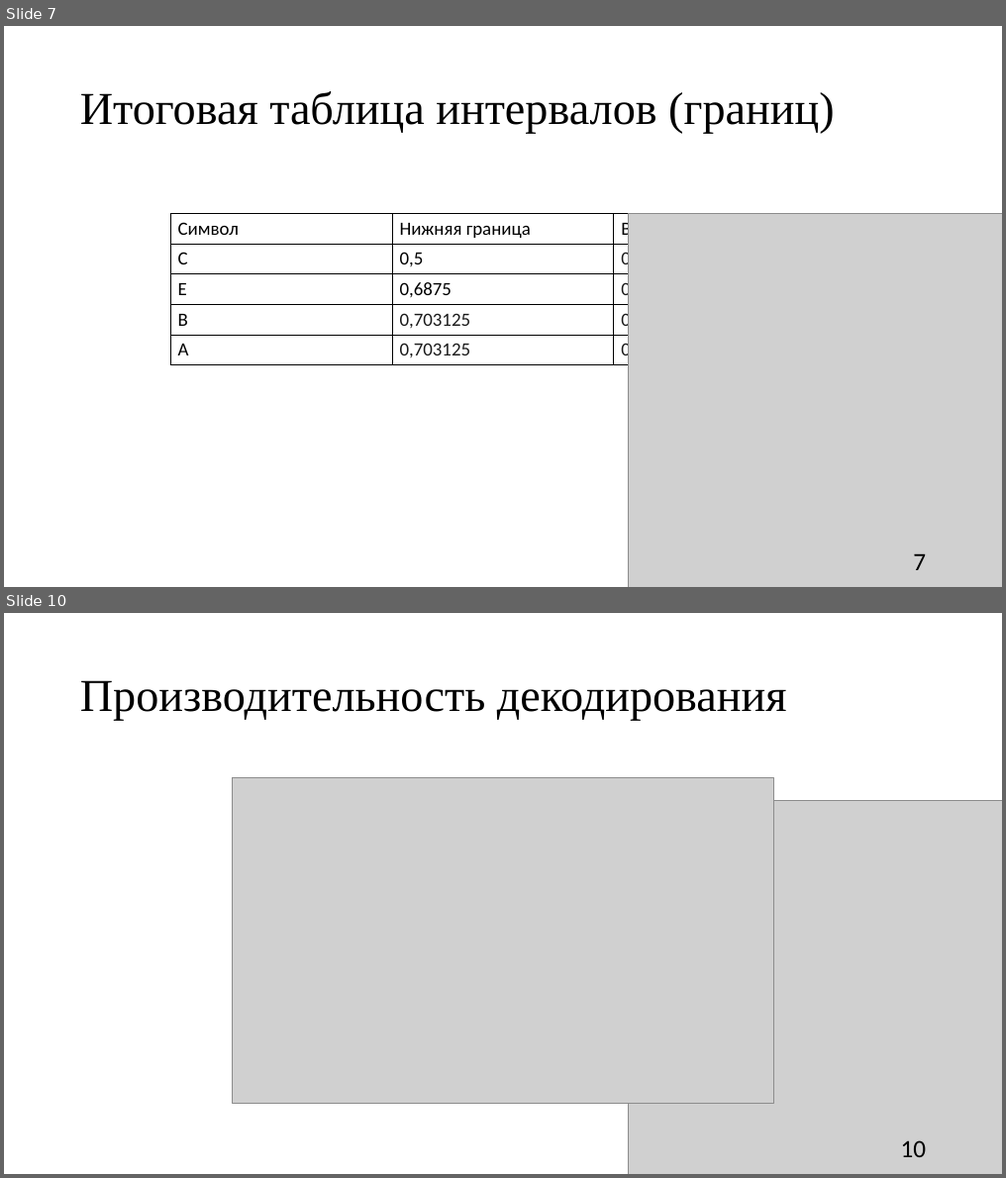
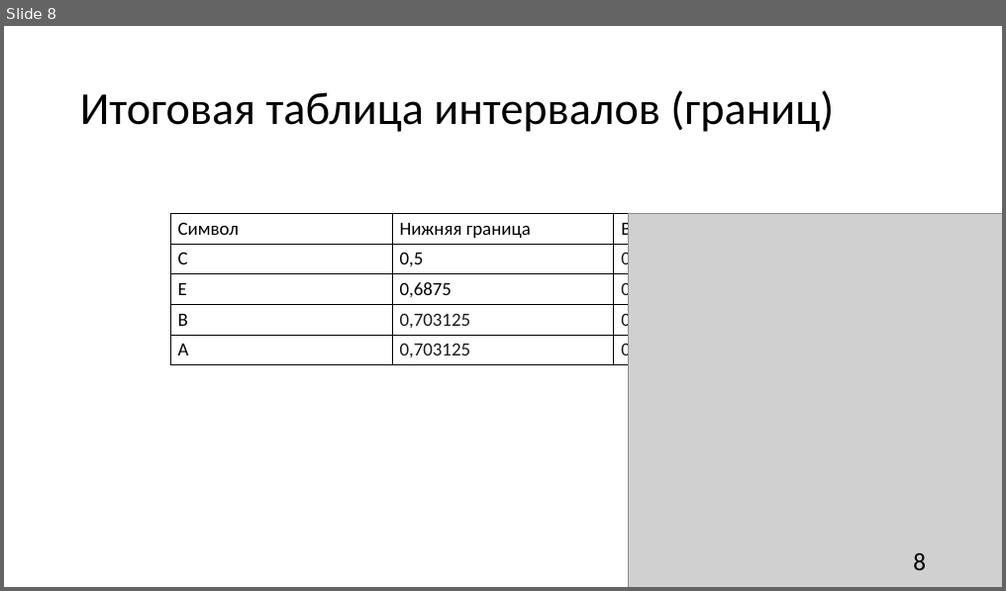
Before and after one commit to bezzzna/Algoritm, a slide deck: Arithmetic coding.pptx. Shown one above the other, each under a label of ours: slides 7 and 10 before the commit, slide 8 after it; the slides between them are not shown. The pictures are 1006x1178 and 1006x591 pixels, drawn with LibreOffice and Linux fonts; fonts in the diff are those of the drawing; grey boxes stand for pictures. Boxes give left, top, right and bottom in pixels: in the first picture for what was removed or moved away, otherwise in the second. Text is boxed around its words. In the diff, an @@ line names an element or a change of style, - is before the commit and + after.

```diff
--- a/Arithmetic coding.pptx
+++ b/Arithmetic coding.pptx
@@ slide 10 removed at (4,613,1002,1174), background #FFFFFF @@
@@ title removed at (80,680,787,721) @@
-Производительность декодирования
@@ picture removed at (233,777,774,1103) @@
@@ picture removed at (628,800,1002,1174) @@
@@ page number removed at (901,1141,927,1157) @@
-10
@@ what was slide 7 is now slide 8 @@
@@ slide 8 changed as well @@
@@ title "Итоговая таблица интервалов (границ)" at (80,90,834,132): font Times New Roman to Calibri @@
@@ page number at (913,553,926,570): text changed @@
-7
+8
```
Also in this commit, not shown: 6 other slides changed, 5 slides added, 3 other slides removed.
